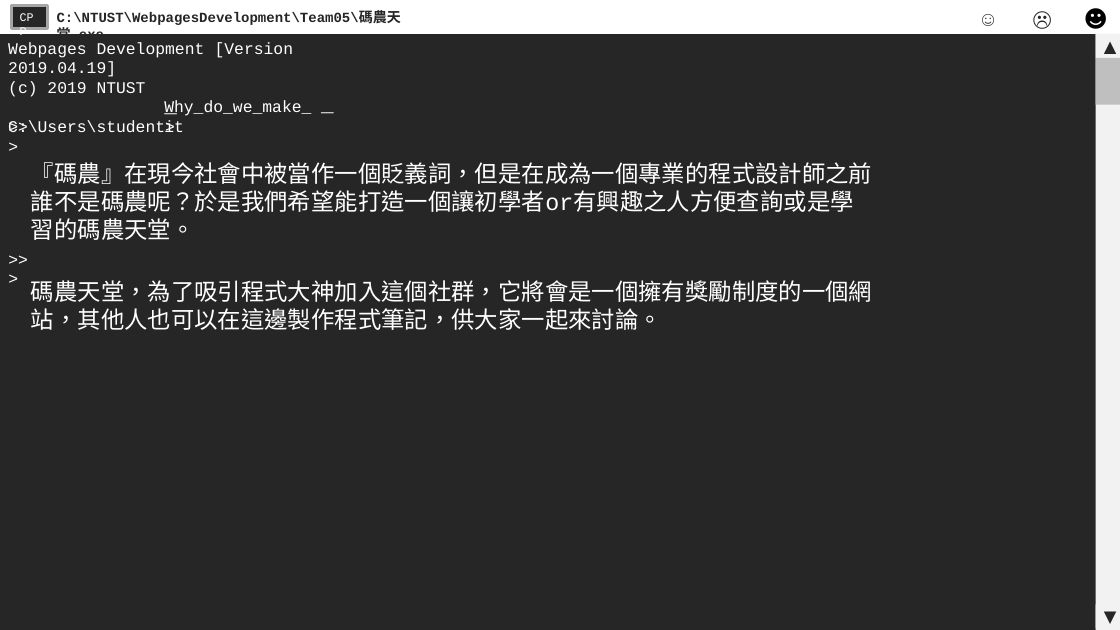
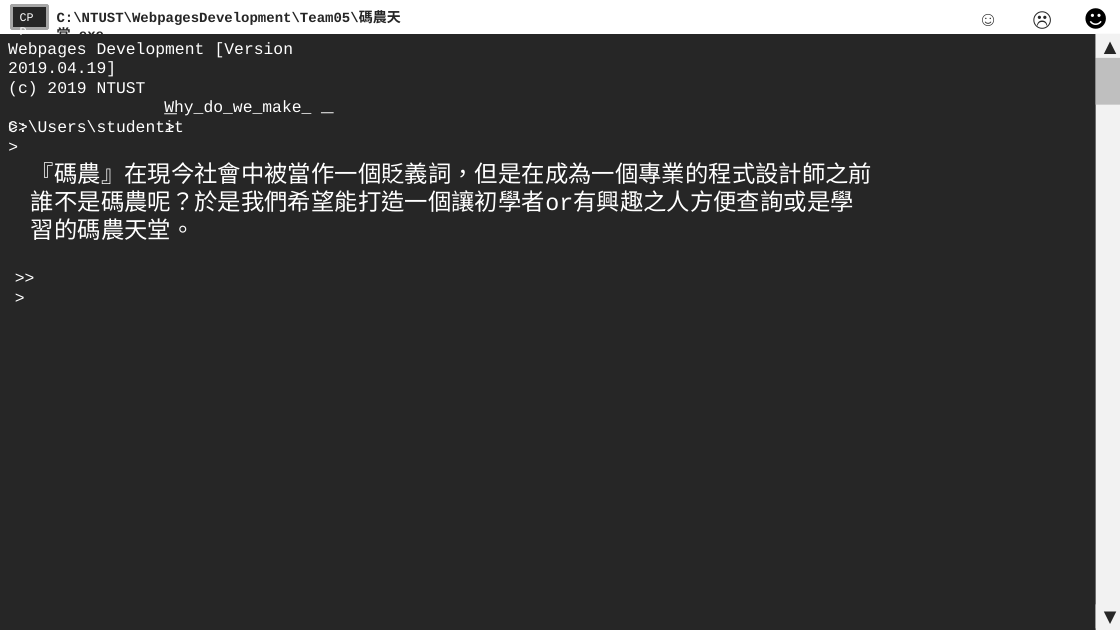
Before and after one commit to NTUST/108-team5, a slide deck: slide 3 of 期末報告第五組.pptx. Drawn at 1120x630 pixels with LibreOffice and Linux fonts; fonts in the diff are those of the drawing. Boxes give left, top, right and bottom in pixels: in the first picture for what was removed or moved away, otherwise in the second. Text is boxed around its words. In the diff, an @@ line names an element or a change of style, - is before the commit and + after.

```diff
--- a/期末報告第五組.pptx
+++ b/期末報告第五組.pptx
@@ text ">>>": place and size @@
-text ">>>" at <box>0,245,45,273</box>
+text ">>>" at <box>7,263,51,292</box>
@@ text removed at <box>31,280,872,330</box> @@
-碼農天堂，為了吸引程式大神加入這個社群，它將會是一個擁有獎勵制度的一個網站，其他人也可以在這邊製作程式筆記，供大家一起來討論。
```
Also in this commit, not shown: 3 other slides changed, 1 slide added.
